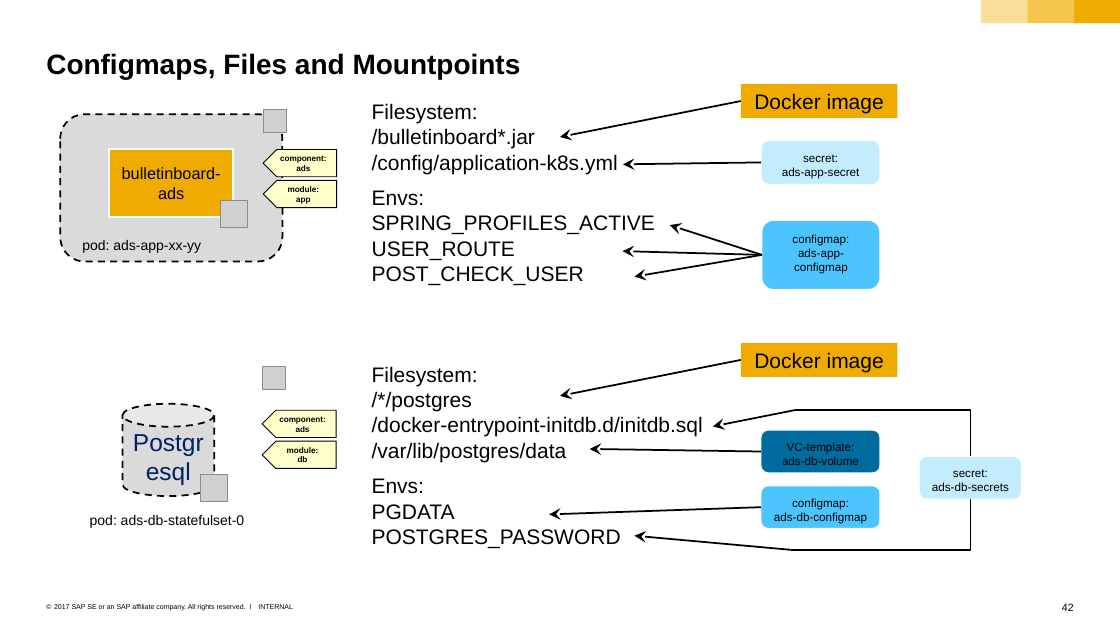
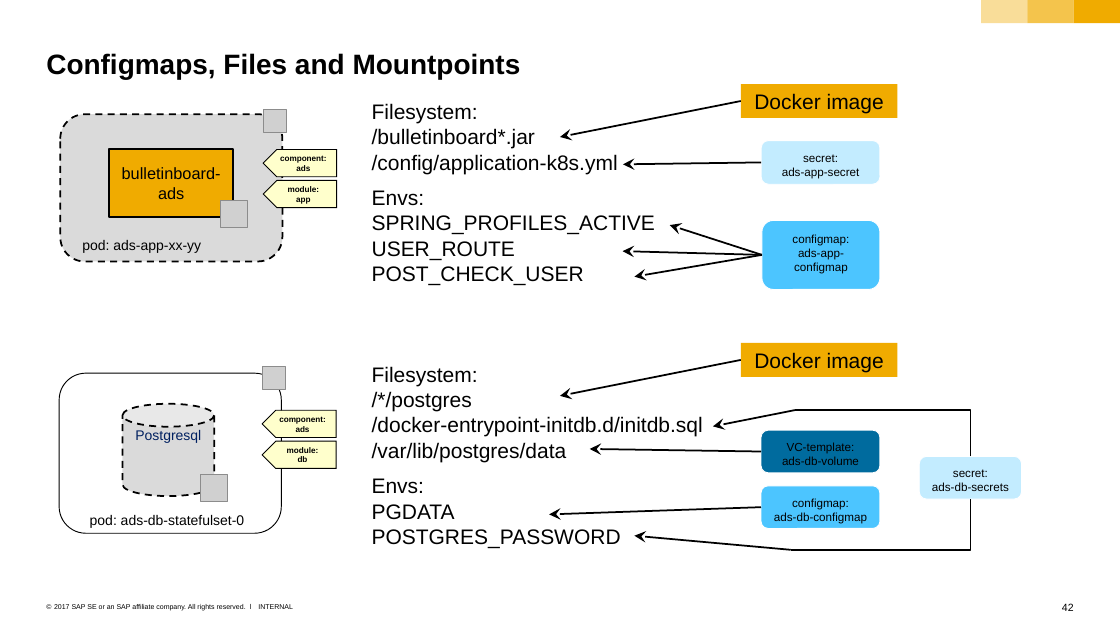
Before and after one commit to cuijiyao01/docker-k8s-training, a slide deck: slide 42 of kubernetes/k8s-bulletinboard/01_02_k8s-bulletinboard.pptx. Drawn at 1120x630 pixels with LibreOffice and Linux fonts; fonts in the diff are those of the drawing; grey boxes stand for pictures; background and template pictures are left out. Boxes give left, top, right and bottom in pixels: in the first picture for what was removed or moved away, otherwise in the second. Text is boxed around its words. In the diff, an @@ line names an element or a change of style, - is before the commit and + after.

```diff
--- a/kubernetes/k8s-bulletinboard/01_02_k8s-bulletinboard.pptx
+++ b/kubernetes/k8s-bulletinboard/01_02_k8s-bulletinboard.pptx
@@ rectangle "bulletinboard- ads" at (109,149,233,217): outline #FFFFFF 1.5 pt to #000000 1.5 pt @@
@@ rounded rectangle at (59,373,281,533): outline #FFFFFF 0.79 pt to #000000 0.79 pt @@
@@ cylinder "Postgresql" at (123,404,214,496): size 21 to 12 pt; less space between paragraphs @@
```
Also in this commit, not shown: 13 other slides changed.
